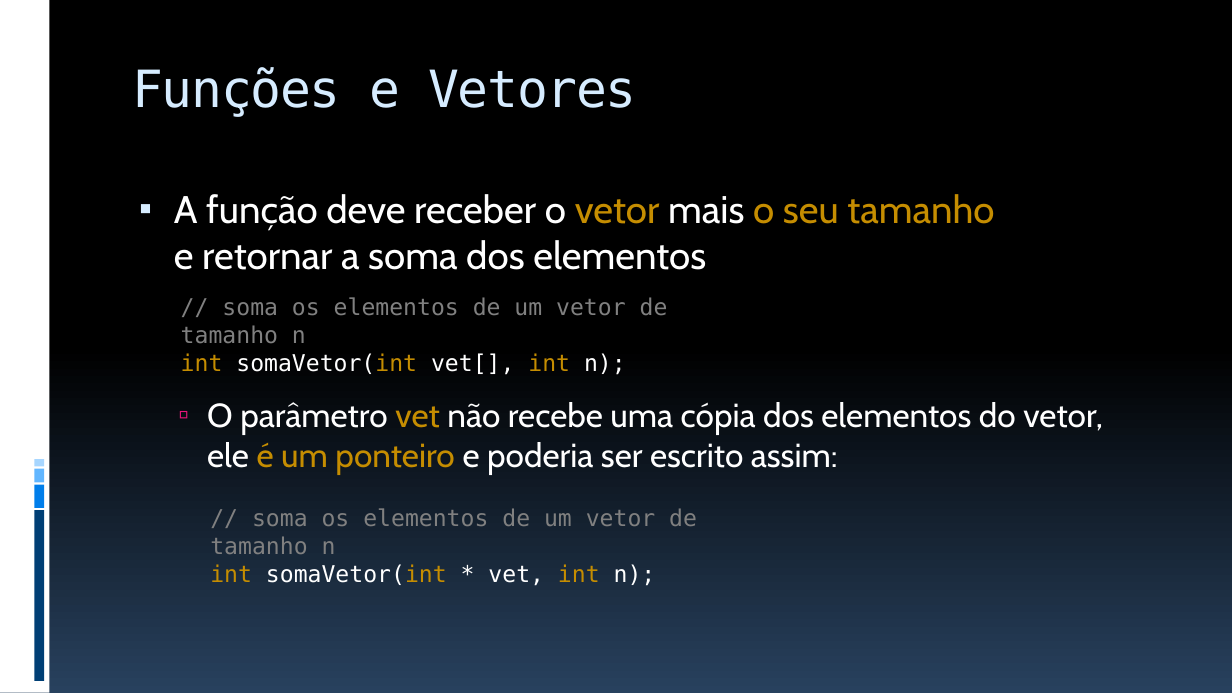
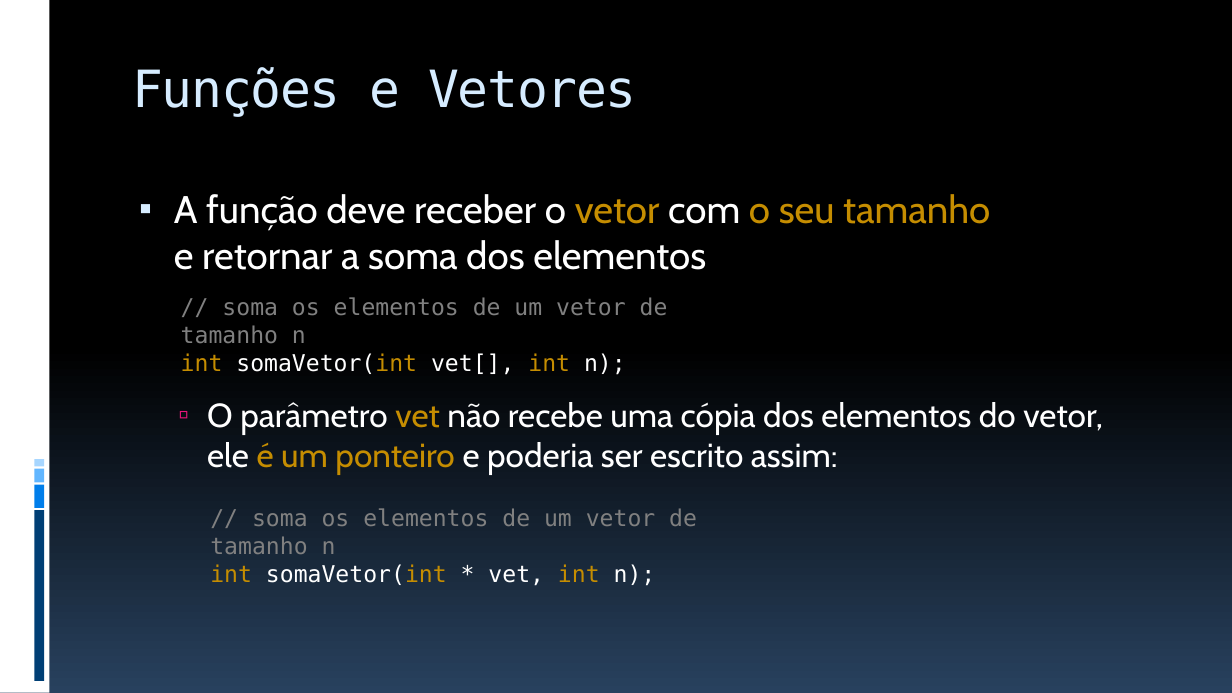
Before and after one commit to JudsonSS/ProgComp, a slide deck: slide 8 of Slides/25. Funções com Vetores.pptx. Drawn at 1232x693 pixels with LibreOffice and Linux fonts; fonts in the diff are those of the drawing. Boxes give left, top, right and bottom in pixels: in the first picture for what was removed or moved away, otherwise in the second. Text is boxed around its words. In the diff, an @@ line names an element or a change of style, - is before the commit and + after.

```diff
--- a/Slides/25. Funções com Vetores.pptx
+++ b/Slides/25. Funções com Vetores.pptx
@@ text at (x1=174, y1=194, x2=990, y2=270): text changed @@
-▪ A função deve receber o vetor mais o seu tamanho
-  e retornar a soma dos elementos
+▪ A função deve receber o vetor com o seu tamanho
+  e retornar a soma dos elementos
```
Also in this commit, not shown: 10 other slides changed, 1 other file.
